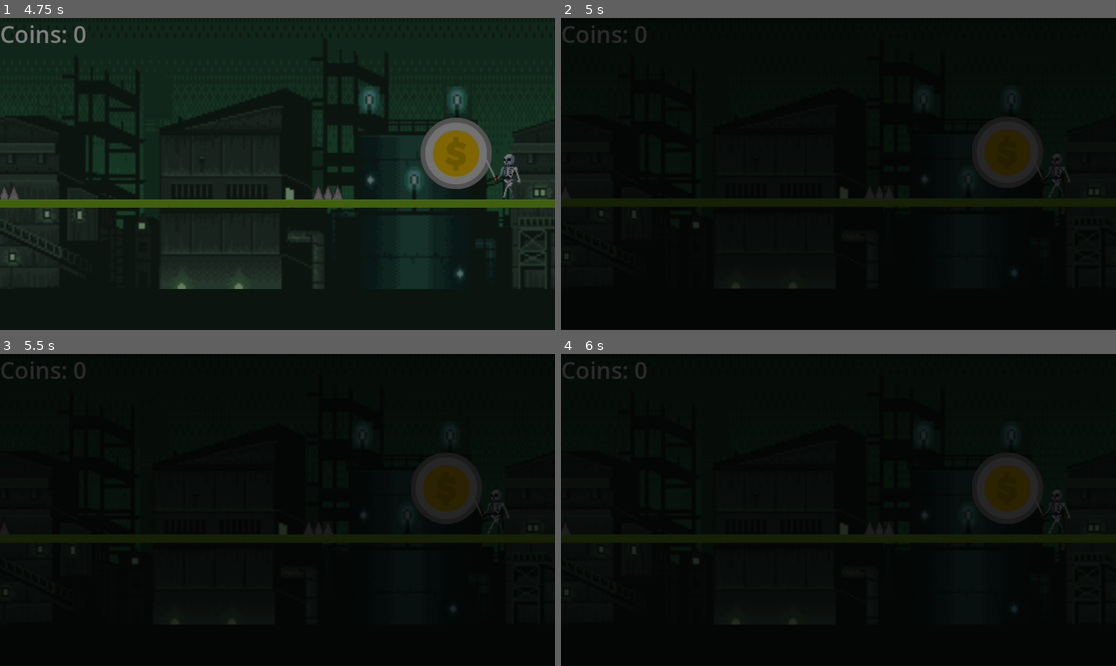
Above: before the commit, frames 1-4 (two rows, left to right).
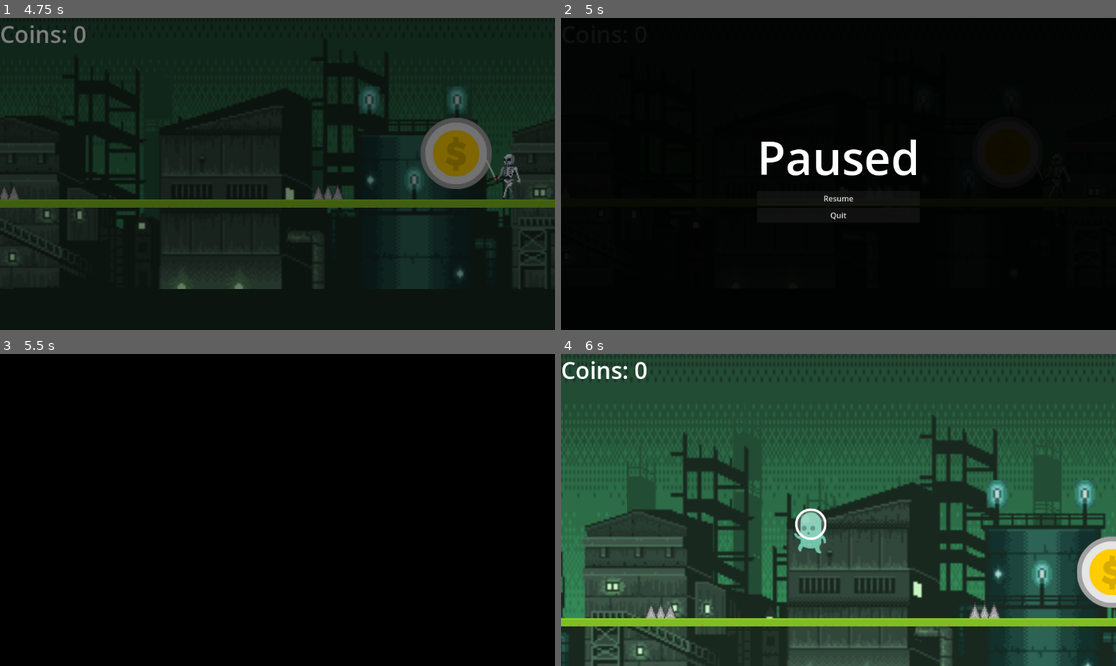
Above: after the commit, the same moments.

Repository: PietPadda/godot-2d-platformer
Game: Godot game, scene res://ui/main_menu.tscn
Same seed, same stepped clock (60 frames per second), same inputs: the game is played once before the commit and once after it.
Inputs (mouse positions are in pixels of both pictures, inside the frame that each line leads up to):
- Up to frame 1 (4.75 s): click "Play Game" at 0.5 s; tap Enter (ui_accept) at 1.25, 1.52, 2.27, 3.77, 4.52 s; hold Right (ui_right) 1.28-2.78 s; hold Left (ui_left) 2.78-3.53 s; hold Right (ui_right) from 3.53 s (still down)
- Up to frame 2 (5 s): keep holding Right (ui_right); tap Escape (pause) at 4.9 s
- Up to frame 3 (5.5 s): release Right (ui_right) at 5 s; click (277, 534) at 5 s, where only the run after the commit has a clickable "Resume"
- Up to frame 4 (6 s): hold Left (ui_left) from 5.78 s (still down)

Frame 1 is identical in both runs. In frame 2, 2.4% of the frame differs, in the area x 0-97%, y 2-87%; in frame 3, 5.9%; in frame 4, 98%, in the area x 0-100%, y 0-100%.

Commit message:
fix(game): change menu to canvaslayer with control child to resolve freezing and improper layout

Diff:
--- a/godot-2d-platformer/ui/pause_menu.gd
+++ b/godot-2d-platformer/ui/pause_menu.gd
@@ -1,4 +1,4 @@
-extends Control
+extends CanvasLayer
 
 # resume button
 func _on_resume_button_pressed() -> void:
--- a/godot-2d-platformer/ui/pause_menu.tscn
+++ b/godot-2d-platformer/ui/pause_menu.tscn
@@ -2,17 +2,19 @@
 
 [ext_resource type="Script" uid="uid://dbt76rhdspja1" path="res://ui/pause_menu.gd" id="1_50142"]
 
-[node name="PauseMenu" type="Control"]
+[node name="PauseMenu" type="CanvasLayer"]
 process_mode = 3
+script = ExtResource("1_50142")
+
+[node name="Control" type="Control" parent="."]
 layout_mode = 3
 anchors_preset = 15
 anchor_right = 1.0
 anchor_bottom = 1.0
 grow_horizontal = 2
 grow_vertical = 2
-script = ExtResource("1_50142")
 
-[node name="ColorRect" type="ColorRect" parent="."]
+[node name="ColorRect" type="ColorRect" parent="Control"]
 layout_mode = 1
 anchors_preset = 15
 anchor_right = 1.0
@@ -21,34 +23,35 @@
 grow_vertical = 2
 color = Color(0, 0, 0, 0.607843)
 
-[node name="VBoxContainer" type="VBoxContainer" parent="."]
+[node name="VBoxContainer" type="VBoxContainer" parent="Control"]
 layout_mode = 1
 anchors_preset = 8
 anchor_left = 0.5
 anchor_top = 0.5
 anchor_right = 0.5
 anchor_bottom = 0.5
-offset_left = -20.0
-offset_top = -20.0
-offset_right = 20.0
-offset_bottom = 20.0
+offset_left = -169.0
+offset_top = -101.0
+offset_right = 169.0
+offset_bottom = 101.0
 grow_horizontal = 2
 grow_vertical = 2
 
-[node name="Label" type="Label" parent="VBoxContainer"]
+[node name="Label" type="Label" parent="Control/VBoxContainer"]
 layout_mode = 2
 theme_override_font_sizes/font_size = 96
 text = "Paused"
 horizontal_alignment = 1
 
-[node name="ResumeButton" type="Button" parent="VBoxContainer"]
+[node name="ResumeButton" type="Button" parent="Control/VBoxContainer"]
 layout_mode = 2
 text = "Resume"
 
-[node name="QuitButton" type="Button" parent="VBoxContainer"]
+[node name="QuitButton" type="Button" parent="Control/VBoxContainer"]
+process_mode = 3
 layout_mode = 2
 text = "Quit
 "
 
-[connection signal="pressed" from="VBoxContainer/ResumeButton" to="." method="_on_resume_button_pressed"]
-[connection signal="pressed" from="VBoxContainer/QuitButton" to="." method="_on_quit_button_pressed"]
+[connection signal="pressed" from="Control/VBoxContainer/ResumeButton" to="." method="_on_resume_button_pressed"]
+[connection signal="pressed" from="Control/VBoxContainer/QuitButton" to="." method="_on_quit_button_pressed"]
